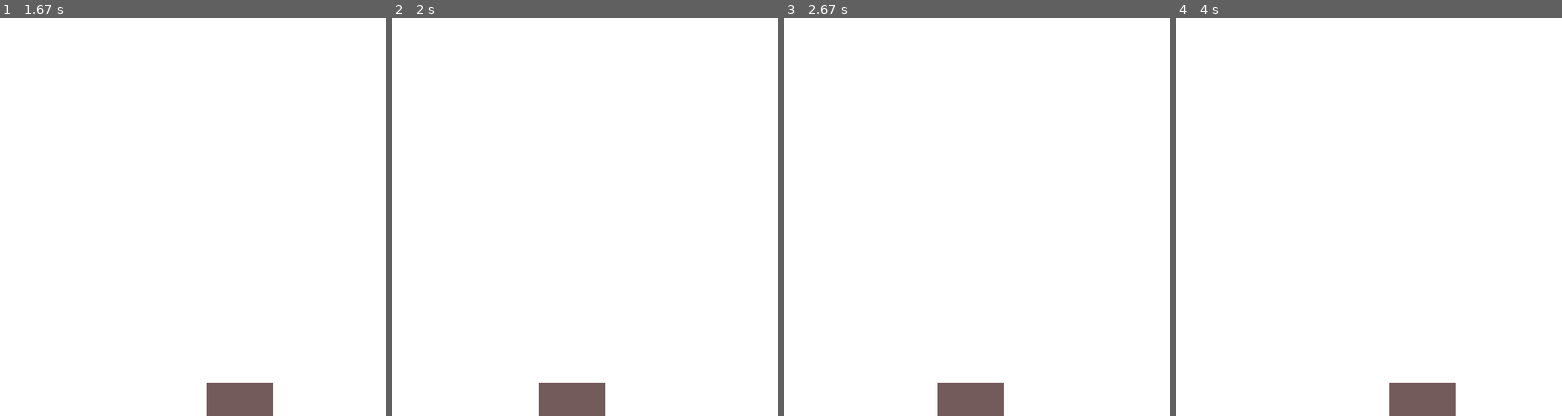
Above: before the commit, frames 1-4 (left to right).
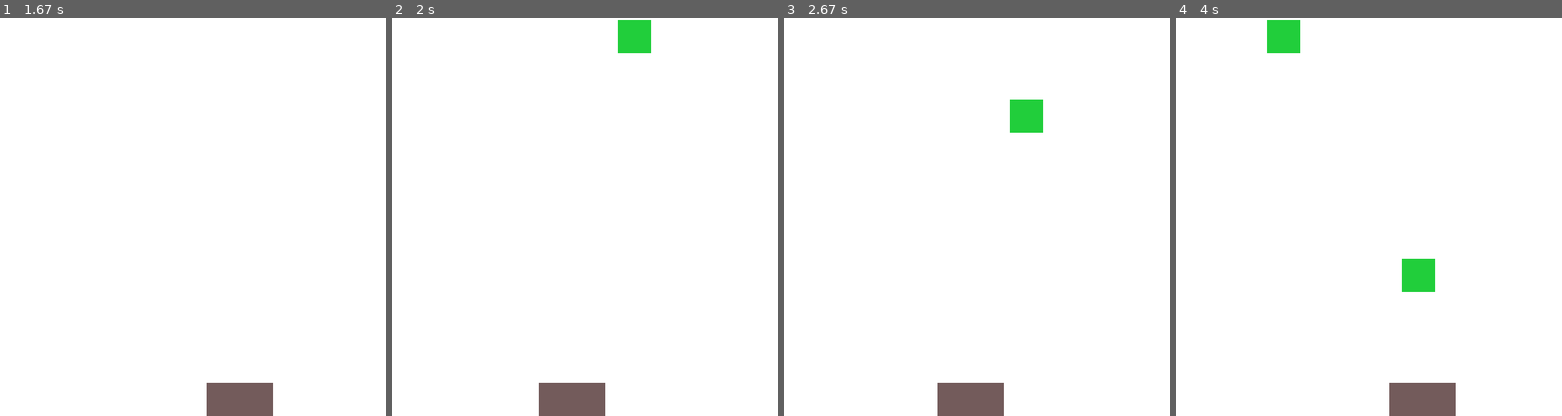
Above: after the commit, the same moments.

Repository: gnikkoch96/pygame-projects
Game: pygame game, started from test_game/main.py
Two runs of this game, one before a commit and one after it. Both use one fixed random seed, a clock stepped at 60 frames per second and the inputs below.
Inputs:
- Up to frame 1 (1.67 s): hold Right 0.33-0.8 s; hold Right 0.83-1.3 s; hold Left from 1.33 s (still down)
- Up to frame 2 (2 s): release Left at 1.87 s; hold Left from 1.9 s (still down)
- Up to frame 3 (2.67 s): release Left at 2.3 s; hold Right from 2.33 s (still down)
- Up to frame 4 (4 s): release Right at 2.97 s; hold Left 3-3.47 s; hold Right 3.5-3.97 s

Frame 1 is identical in both runs. In frame 2, 0.7% of the frame differs, in the area x 58-68%, y 0-9%; in frame 3, 0.7%; in frame 4, 1.4%, in the area x 23-68%, y 0-69%.

Commit message:
feat: money falls from the sky now

Diff:
--- a/test_game/main.py
+++ b/test_game/main.py
@@ -1,4 +1,5 @@
 import pygame
+import random
 from typing import List, Dict, Optional, Tuple, Union
 
 pygame.init()
@@ -29,6 +30,32 @@
 bucket_x: int  = SCREEN_WIDTH // 2 - BUCKET_WIDTH //2
 bucket: List[Union[int, str]] = [bucket_x, bucket_y, BUCKET_WIDTH, BUCKET_HEIGHT, BUCKET_COLOR]
 
+# money
+MONEY_SIZE: List[int] = [50, 50]
+MONEY_COLOR: str = "#21CE3B"
+FALL_SPEED: int = 3
+money_list: List[List[Union[int, str]]] = []
+SPAWN_RATE: int = 120
+frame_count = 0
+
+def update():
+    global frame_count
+
+    # spawn new money
+    frame_count += 1
+    if frame_count % SPAWN_RATE == 0:
+        rand_x = random.randint(0, SCREEN_WIDTH - MONEY_SIZE[0])
+        money_list.append([rand_x, 0, MONEY_SIZE[0], MONEY_SIZE[1], MONEY_COLOR])
+
+    # update money position
+    for money in money_list[:]: # slice to allow removal of items
+        money[1] += FALL_SPEED
+
+        if money[1] > SCREEN_HEIGHT:
+            money_list.remove(money)
+
+
+
 def check_input():
     global running, bucket_x, bucket_y
 
@@ -47,12 +74,17 @@
     global screen
     screen.fill(pygame.Color(BACKGROUND_COLOR))
 
+    # render money
+    for money in money_list:
+        pygame.draw.rect(screen, pygame.Color(money[4]), money[:4])
+
     # render bucket
     pygame.draw.rect(screen, pygame.Color(bucket[4]), bucket[:4])
 
     pygame.display.flip()
 
 while running:
+    update()
     check_input()
     render()
     clock.tick(FPS)
--- a/test_game/random/click_the_square.py
+++ b/test_game/random/click_the_square.py
@@ -179,7 +179,7 @@
 
 
 while running:
+    update()  # Call logic first
     check_input()
-    update()  # Call logic first
     render()  # Then render
     clock.tick(FPS)
